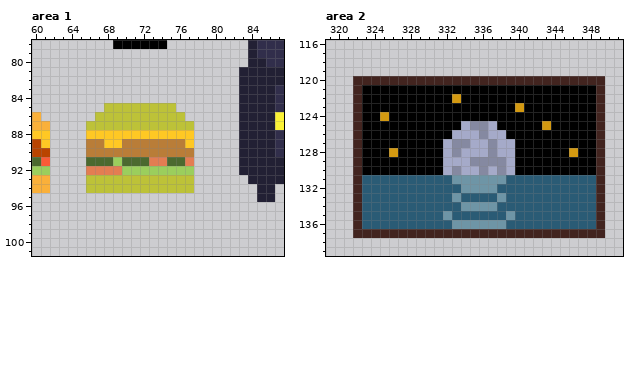
File history of a pixel-art file, Game_House_asets.aseprite. Above is the file before it was changed.
889x1000 pixels, 1 frame. Colours within 5 levels of each other are drawn and written as one. Shown: area 1: x 60..87, y 78..101; area 2: x 319..351, y 116..139.
Once edited:
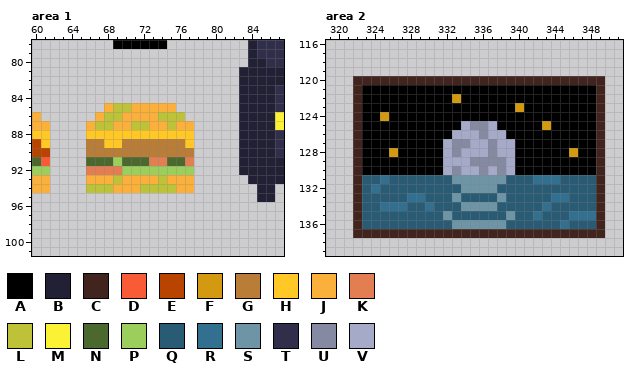
Palette (. is transparent): A #000000  B #222034  C #42241f  D #fa5b37  E #b94400  F #d39911  G #b97d38  H #ffc824  J #fab03a  K #e37d52  L #bdc238  M #fbf236  N #4b692f  P #9bce5d  Q #2a5b75  R #336f8f  S #6e95a6  T #312e4b  U #8589a1  V #a5aac9
What changed:
--- area 1
@@ x 64..79 @@
  84 ................
- 85 ....LLLLLLLL....
- 86 ...LLLLLLLLLL...
- 87 ..LLLLLLLLLLLL..
+ 85 ....JLLJJJJJ....
+ 86 ...JLLJJJJLLL...
+ 87 ..JLLJJLLJJLJJ..
  88 ..HHHHHHHHHHHH..
@@ x 64..79 @@
  92 ..KKKKPPPPPPPP..
- 93 ..LLLLLLLLLLLL..
- 94 ..LLLLLLLLLLLL..
+ 93 ..JJJLJJJJLJJJ..
+ 94 ..LLLJJJLLLLJJ..
  95 ................
--- area 2
@@ x 319..351 @@
 130 ...CAAAAAAAAAVUVVUVUVAAAAAAAAAC..
-131 ...CQQQQQQQQQQSSSSSSQQQQQQQQQQC..
-132 ...CQQQQQQQQQQQSSSSQQQQQQQQQQQC..
-133 ...CQQQQQQQQQQSQQQQSQQQQQQQQQQC..
-134 ...CQQQQQQQQQQQSSSSQQQQQQQQQQQC..
-135 ...CQQQQQQQQQSQQQQQQSQQQQQQQQQC..
-136 ...CQQQQQQQQQQSSSSSSQQQQQQQQQQC..
+131 ...CQQRQQQQQQQSSSSSSQQQRRRQQQQC..
+132 ...CQRQQQQQQQQQSSSSQQQQQQQQQQQC..
+133 ...CQQQQQRRQQQSQQQQSQQQQQRRQQQC..
+134 ...CQQRRRQQRQQQSSSSQQQQQRQQQQQC..
+135 ...CQQQQQQQQQSQQQQQQSQQRQQQRRRC..
+136 ...CQQQQQQQQQQSSSSSSQQQQQQRQQQC..
 137 ...CCCCCCCCCCCCCCCCCCCCCCCCCCCC..
